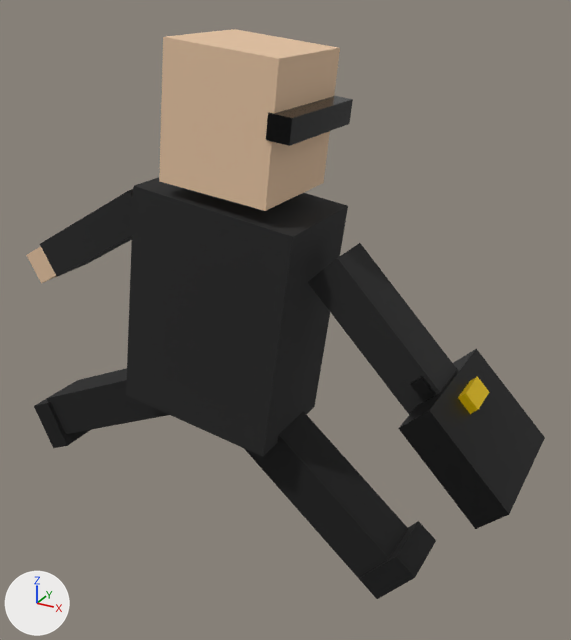
The glTF model public/assets/actors/fondo_buitre.gltf: old version first, new version second.
Before and after are seen from a 50 mm camera at (0.942, -1.393, 1.471) aimed at (0.146, 0.054, 0.747). Arrows for +X, +Y and +Z are at lower left; the lights stay in place. The older version comes first. Both versions are drawn at frame 7 of the action 'run'; the numbers are the values there.

Names of what the first picture shows: 'armLMesh', 'armRMesh', 'briefcase', 'head', 'legLMesh', 'legRMesh', 'shades', 'shoeL', 'shoeR', 'torso' and 3 more.
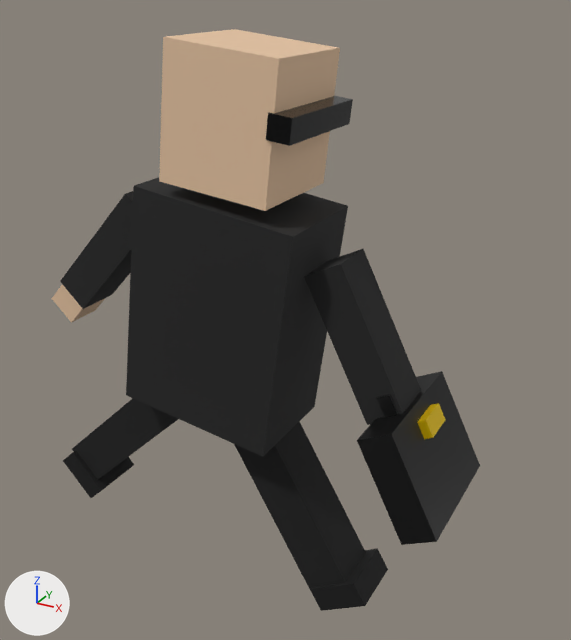
ob_arml is not drawn itself; it is the parent of ob_armlmesh, ob_handl.
ob_armr is not drawn itself; it is the parent of ob_armrmesh, ob_handr, ob_briefcase, ob_casehandle, ob_caseclasp.
ob_legl is not drawn itself; it is the parent of ob_leglmesh, ob_shoel.
ob_legr is not drawn itself; it is the parent of ob_legrmesh, ob_shoer.

Where the change shows, as pixel boxes (x1, y1, x2, y2) in the pictures (571 x 640 px):
'briefcase', turned: before (398, 349, 545, 529); after (357, 371, 480, 545)
'legRMesh', turned: before (244, 411, 408, 579); after (234, 421, 366, 589)
'armRMesh', turned: before (308, 243, 457, 415); after (304, 249, 421, 425)
'legLMesh', turned: before (46, 368, 169, 434); after (72, 398, 178, 480)
'armLMesh', turned: before (40, 189, 133, 277); after (60, 191, 133, 309)
'shoeR', turned: before (359, 521, 436, 599); after (310, 548, 388, 611)
'shoeL', turned: before (34, 395, 90, 448); after (63, 450, 134, 498)
'handL', turned: before (27, 246, 57, 283); after (52, 284, 105, 323)
'caseClasp', turned: before (458, 376, 489, 414); after (417, 403, 445, 439)
'caseHandle', turned: before (411, 376, 436, 402); after (377, 395, 398, 418)

The change, as a list of edits to the scene's bpy script:
```text
Change ob_arml:
    ob_arml.rotation_euler: (0.0, 0.906, 0.0) -> (0.0, 0.604, 0.0)  # degrees (0, 52, 0) -> degrees (0, 35, 0)
Change ob_armr:
    ob_armr.rotation_euler: (0.0, -0.906, 0.0) -> (0.0, -0.604, 0.0)  # degrees (0, -52, 0) -> degrees (0, -35, 0)
Change ob_legl:
    ob_legl.rotation_euler: (0.0, 1.007, 0.0) -> (0.0, 0.671, 0.0)  # degrees (0, 58, 0) -> degrees (0, 38, 0)
Change ob_legr:
    ob_legr.rotation_euler: (0.0, -1.007, 0.0) -> (0.0, -0.671, 0.0)  # degrees (0, -58, 0) -> degrees (0, -38, 0)
```
